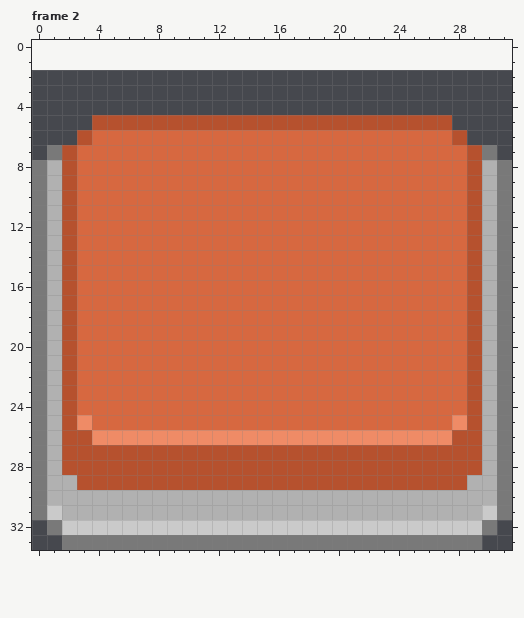
Pixel-art file -- Assets/Sprites/Button.aseprite. Above: the version before the commit.
32x32 pixels, 2 frames. Shown: frame 2. The old version is drawn lined up with the new one, on the new canvas. The commit also changed other frames, which this record leaves out.
The result:
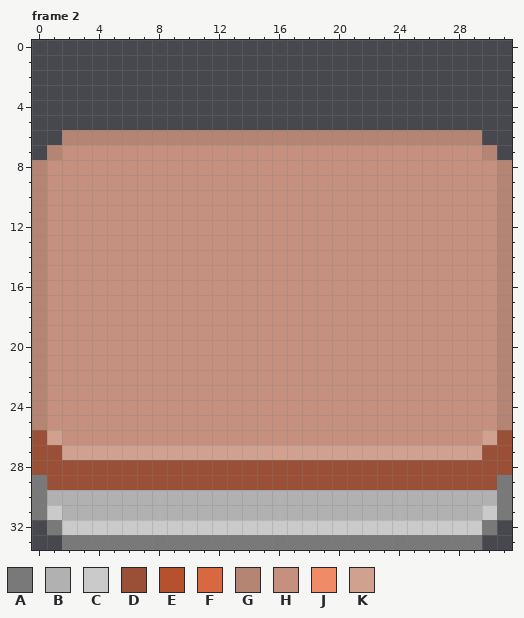
Palette (. is transparent): A #797979  B #b1b1b1  C #cacaca  D #995037  E #b6512e  F #d76840  G #b58574  H #c5907d  J #ef8b66  K #d1a18f
Commit message: Added Button animation and LongButton
Changes in this commit:
canvas 32x32 -> 32x34, the old top-left corner now at 0,2
--- frame 2
@@ x 0..31 @@
  4 ................................
- 5 ....EEEEEEEEEEEEEEEEEEEEEEEE....
- 6 ...EFFFFFFFFFFFFFFFFFFFFFFFFE...
- 7 .AEFFFFFFFFFFFFFFFFFFFFFFFFFFEA.
- 8 ABEFFFFFFFFFFFFFFFFFFFFFFFFFFEBA
- 9 ABEFFFFFFFFFFFFFFFFFFFFFFFFFFEBA
-10 ABEFFFFFFFFFFFFFFFFFFFFFFFFFFEBA
-11 ABEFFFFFFFFFFFFFFFFFFFFFFFFFFEBA
-12 ABEFFFFFFFFFFFFFFFFFFFFFFFFFFEBA
-13 ABEFFFFFFFFFFFFFFFFFFFFFFFFFFEBA
-14 ABEFFFFFFFFFFFFFFFFFFFFFFFFFFEBA
-15 ABEFFFFFFFFFFFFFFFFFFFFFFFFFFEBA
-16 ABEFFFFFFFFFFFFFFFFFFFFFFFFFFEBA
-17 ABEFFFFFFFFFFFFFFFFFFFFFFFFFFEBA
-18 ABEFFFFFFFFFFFFFFFFFFFFFFFFFFEBA
-19 ABEFFFFFFFFFFFFFFFFFFFFFFFFFFEBA
-20 ABEFFFFFFFFFFFFFFFFFFFFFFFFFFEBA
-21 ABEFFFFFFFFFFFFFFFFFFFFFFFFFFEBA
-22 ABEFFFFFFFFFFFFFFFFFFFFFFFFFFEBA
-23 ABEFFFFFFFFFFFFFFFFFFFFFFFFFFEBA
-24 ABEFFFFFFFFFFFFFFFFFFFFFFFFFFEBA
-25 ABEJFFFFFFFFFFFFFFFFFFFFFFFFJEBA
-26 ABEEJJJJJJJJJJJJJJJJJJJJJJJJEEBA
-27 ABEEEEEEEEEEEEEEEEEEEEEEEEEEEEBA
-28 ABEEEEEEEEEEEEEEEEEEEEEEEEEEEEBA
-29 ABBEEEEEEEEEEEEEEEEEEEEEEEEEEBBA
+ 5 ................................
+ 6 ..GGGGGGGGGGGGGGGGGGGGGGGGGGGG..
+ 7 .GHHHHHHHHHHHHHHHHHHHHHHHHHHHHG.
+ 8 GHHHHHHHHHHHHHHHHHHHHHHHHHHHHHHG
+ 9 GHHHHHHHHHHHHHHHHHHHHHHHHHHHHHHG
+10 GHHHHHHHHHHHHHHHHHHHHHHHHHHHHHHG
+11 GHHHHHHHHHHHHHHHHHHHHHHHHHHHHHHG
+12 GHHHHHHHHHHHHHHHHHHHHHHHHHHHHHHG
+13 GHHHHHHHHHHHHHHHHHHHHHHHHHHHHHHG
+14 GHHHHHHHHHHHHHHHHHHHHHHHHHHHHHHG
+15 GHHHHHHHHHHHHHHHHHHHHHHHHHHHHHHG
+16 GHHHHHHHHHHHHHHHHHHHHHHHHHHHHHHG
+17 GHHHHHHHHHHHHHHHHHHHHHHHHHHHHHHG
+18 GHHHHHHHHHHHHHHHHHHHHHHHHHHHHHHG
+19 GHHHHHHHHHHHHHHHHHHHHHHHHHHHHHHG
+20 GHHHHHHHHHHHHHHHHHHHHHHHHHHHHHHG
+21 GHHHHHHHHHHHHHHHHHHHHHHHHHHHHHHG
+22 GHHHHHHHHHHHHHHHHHHHHHHHHHHHHHHG
+23 GHHHHHHHHHHHHHHHHHHHHHHHHHHHHHHG
+24 GHHHHHHHHHHHHHHHHHHHHHHHHHHHHHHG
+25 GHHHHHHHHHHHHHHHHHHHHHHHHHHHHHHG
+26 DKHHHHHHHHHHHHHHHHHHHHHHHHHHHHKD
+27 DDKKKKKKKKKKKKKKKKKKKKKKKKKKKKDD
+28 DDDDDDDDDDDDDDDDDDDDDDDDDDDDDDDD
+29 ADDDDDDDDDDDDDDDDDDDDDDDDDDDDDDA
 30 ABBBBBBBBBBBBBBBBBBBBBBBBBBBBBBA
Boxes around the changes in both pictures, in picture pixels (x1, y1, x2, y2):
changed: (32, 115, 512, 490)
